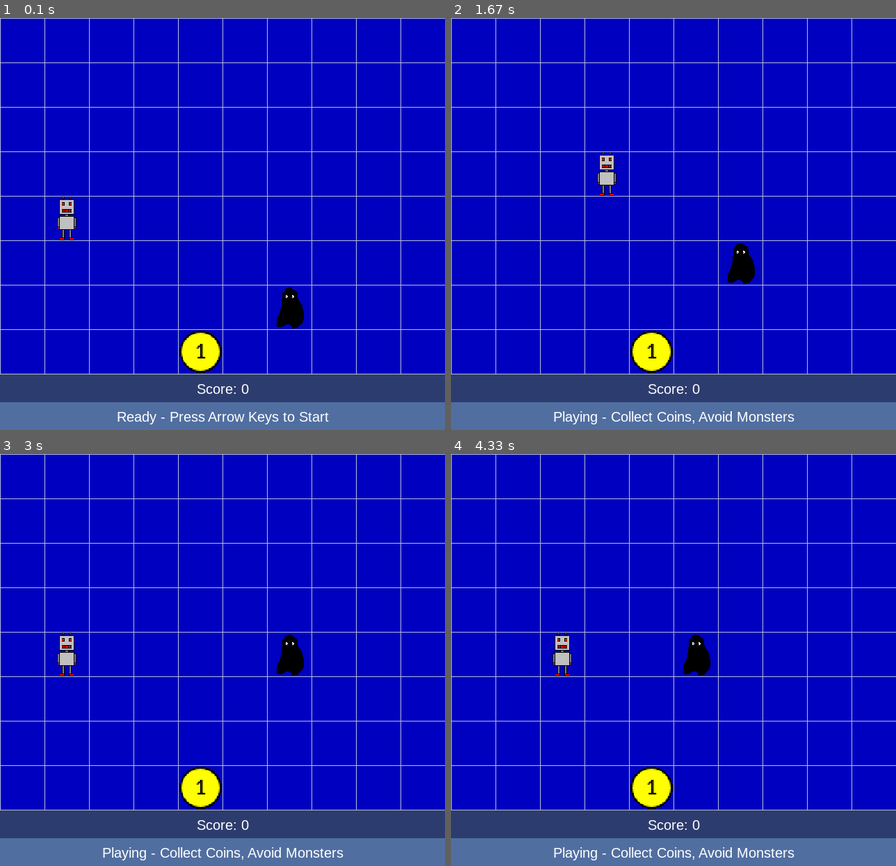
Above: before the commit, frames 1-4 (two rows, left to right).
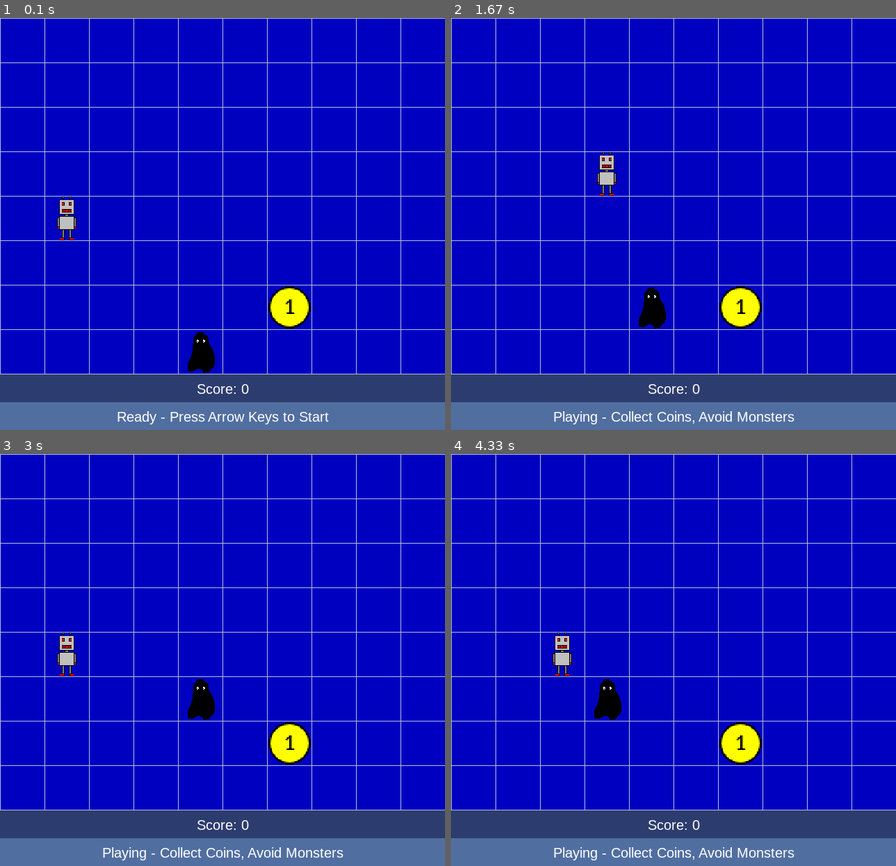
Above: after the commit, the same moments.

Repository: OHiddema/pygame
Game: pygame game, started from src/main.py
Two runs of this game, one before a commit and one after it. Both use one fixed random seed, a clock stepped at 60 frames per second and the inputs below.
Inputs:
- Up to frame 1 (0.1 s): no input
- Up to frame 2 (1.67 s): hold Right 0.33-0.8 s; hold Up 0.83-1.13 s; hold Right 1.17-1.63 s
- Up to frame 3 (3 s): hold Left 1.67-2.2 s; hold Down 2.23-2.53 s; hold Left 2.57-2.97 s
- Up to frame 4 (4.33 s): hold Up 3-3.37 s; hold Right 3.4-4.03 s; hold Down from 4.07 s (still down)

The runs differ from the first frame. In frame 1, 1.5% of the frame differs, in the area x 40-70%, y 65-87%; in frame 2, 2.4%, in the area x 40-70%, y 54-87%; in frame 3, 2.4%; in frame 4, 2.4%.

Commit message:
move setup_entities to Board

Diff:
--- a/src/board.py
+++ b/src/board.py
@@ -62,6 +62,12 @@
     # below this line: all methods that possibly alter _grid_occupied and entity positions
     # these methods can only be called from GameState (directly or indirectly)
 
+    def setup_entities(self, entities: list[Entity]):
+        """Place robot, coin and monsters on distinct free cells."""
+        self.remove_all()
+        for entity in entities:
+            self.place_at(self.random_free_position(), entity)
+
     def place_at(self, pos: Position, obj: Entity):
         """Place an object at on the grid and mark the grid cell as occupied."""
         obj._pos = pos
--- a/src/game_state.py
+++ b/src/game_state.py
@@ -2,7 +2,7 @@
 import time
 from enum import Enum
 from settings import *
-from entities import Robot, Coin, Monster
+from entities import Robot, Coin, Monster, Entity
 from board import Board
 
 
@@ -55,6 +55,9 @@
 
         self._reset()
 
+    def _get_all_entities(self) -> list[Entity]:
+        return [self.robot, *self._monsters, *self._coins]
+
     def _reset(self):
 
         self.round = 1
@@ -71,7 +74,7 @@
         self.pause_end = 0.0
         self.pause_toggle = False
         self.pause_toggle_next = 0.0
-        self._setup_entities()
+        self.board.setup_entities(self._get_all_entities())
 
     def handle_event(self, event: pygame.Event):
         if event.type != pygame.KEYDOWN:
@@ -98,13 +101,7 @@
         number = min(self.round, MAX_MONSTERS)
         self._monsters = [Monster() for _ in range(number)]
         self._coins = [Coin() for _ in range(number)]
-        self._setup_entities()
-
-    def _setup_entities(self):
-        """Place robot, coin and monsters on distinct free cells."""
-        self.board.remove_all()
-        for entity in [self.robot, *self._coins, *self._monsters]:
-            self.board.place_at(self.board.random_free_position(), entity)
+        self.board.setup_entities(self._get_all_entities())
 
     def _get_status_message(self) -> str:
         match self.robot_state:
